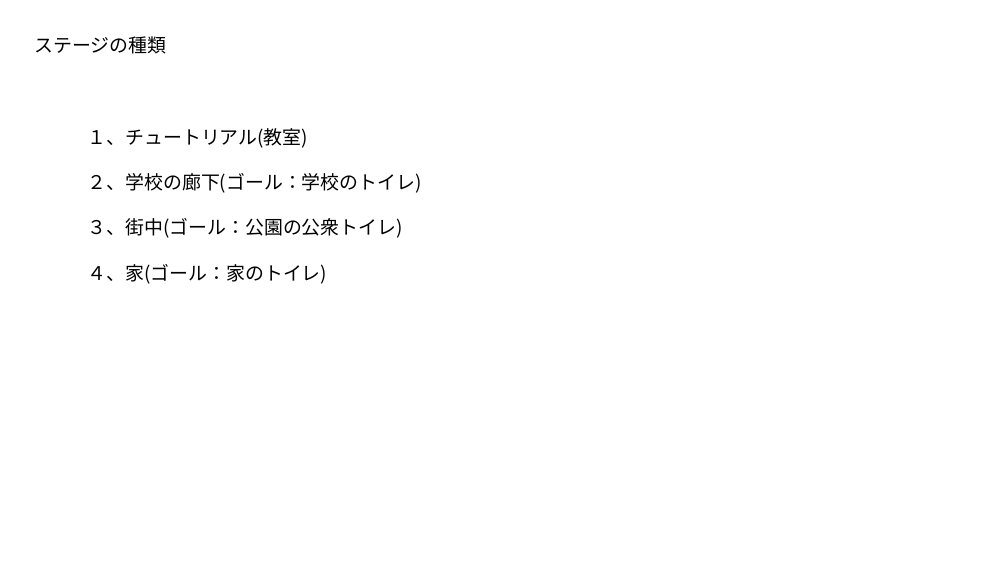
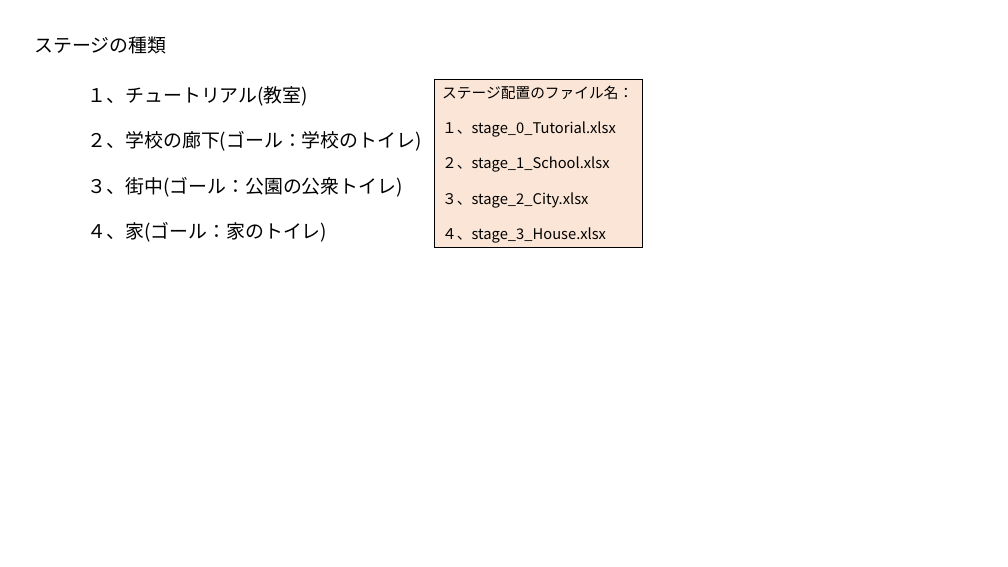
Before and after one commit to RenMitsuhashi/ToiletGame, a slide deck: slide 7 of 先トイ_仕様書.pptx. Drawn at 1008x567 pixels with LibreOffice and Linux fonts; fonts in the diff are those of the drawing. Boxes give left, top, right and bottom in pixels: in the first picture for what was removed or moved away, otherwise in the second. Text is boxed around its words. In the diff, an @@ line names an element or a change of style, - is before the commit and + after.

```diff
--- a/先トイ_仕様書.pptx
+++ b/先トイ_仕様書.pptx
@@ text "１、チュートリアル(教室)": place and size @@
-text "１、チュートリアル(教室)" at <box>88,128,422,284</box>
+text "１、チュートリアル(教室)" at <box>88,86,422,242</box>
@@ rectangle added at <box>435,79,643,247</box>, fill #FBE5D6, outline #000000 0.75 pt, 14 pt, text #000000 @@
+ステージ配置のファイル名：
+１、stage_0_Tutorial.xlsx
+２、stage_1_School.xlsx
+３、stage_2_City.xlsx
+４、stage_3_House.xlsx
```
Also in this commit, not shown: 4 other slides changed, 6 slides added, 1 slide removed, 5 other files.
